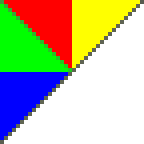
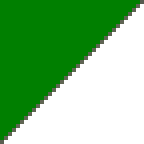
The second 144x144 image is a revision of the first. Changes to its layers:
added layer "背景副本" above "背景" over [0, 0, 140, 140]
hid "背景" over [0, 0, 140, 140]
